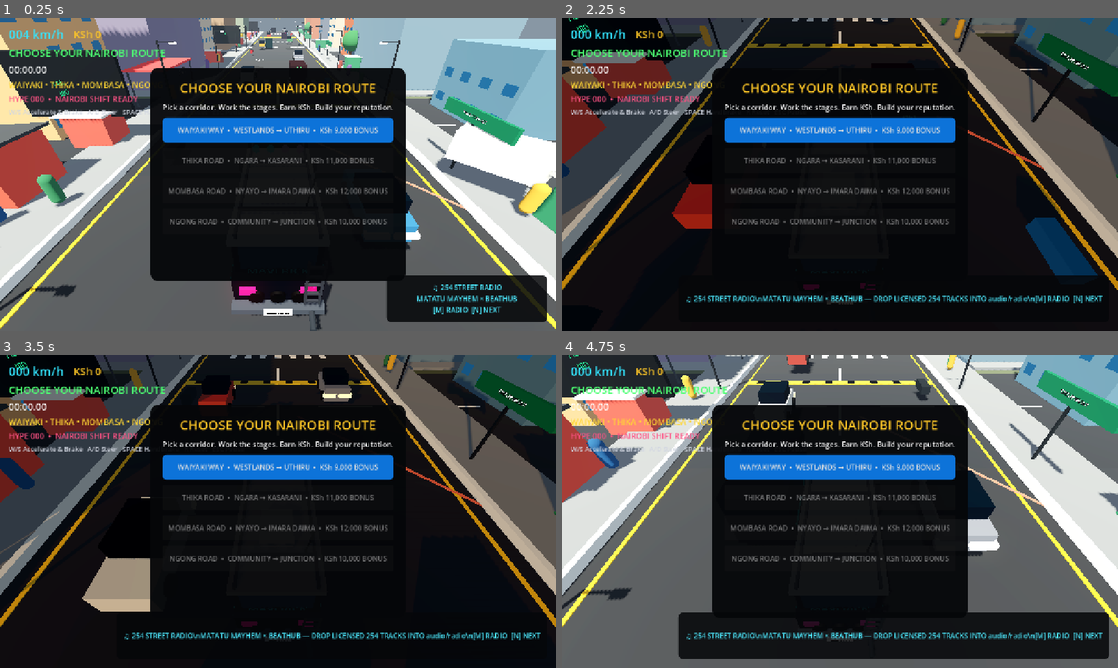
Above: before the commit, frames 1-4 (two rows, left to right).
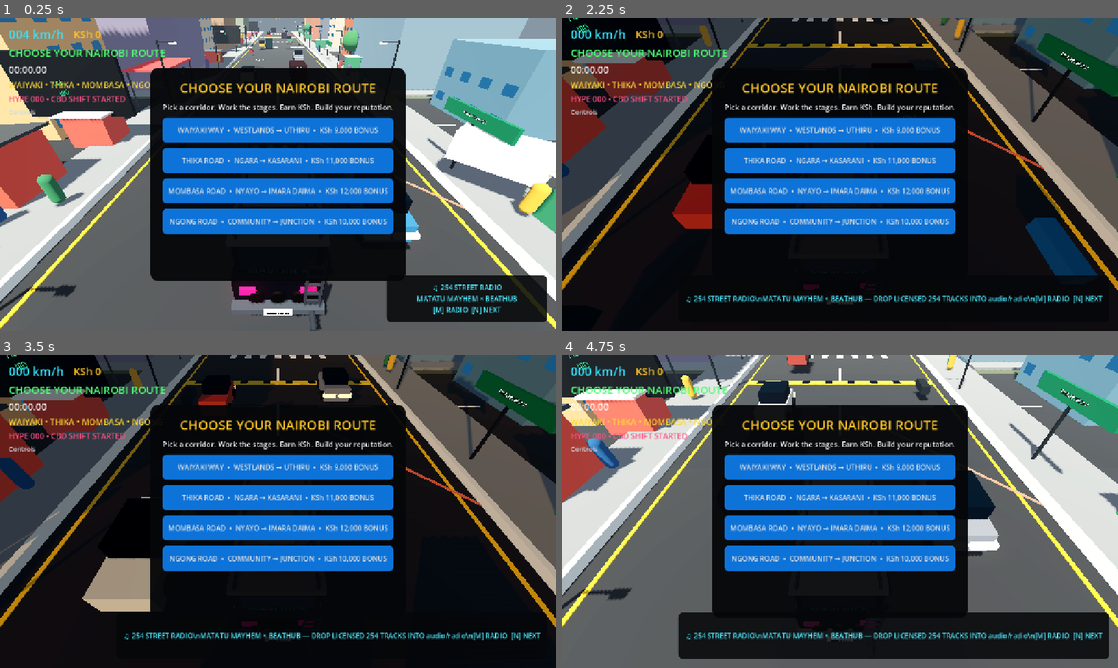
Above: after the commit, the same moments.

Repository: beathubonline-arch/Matatu-Mayhem
Game: Godot game, scene res://scenes/main/Main.tscn
Two runs of this game, one before a commit and one after it. Both use one fixed random seed, a clock stepped at 60 frames per second and the inputs below.
Inputs (mouse positions are in pixels of both pictures, inside the frame that each line leads up to):
- Up to frame 1 (0.25 s): no input
- Up to frame 2 (2.25 s): tap Enter at 0.5 s; move the mouse to (962, 158) at 0.52 s; hold D (steer_right) 0.53-1.28 s; hold N (radio_next) 0.53-1.28 s; click (962, 158) at 0.67 s; move the mouse to (728, 190) at 1.27 s; hold S (brake) 1.28-2.03 s; tap M (radio_toggle) at 1.35 s; move the mouse to (895, 105) at 2.02 s; hold D (steer_right) from 2.03 s (still down); tap L at 2.1 s
- Up to frame 3 (3.5 s): move the mouse to (250, 574) at 2.77 s; release D (steer_right) at 2.78 s; hold W (accelerate) from 2.78 s (still down); tap N (radio_next) at 2.85 s; click (250, 574) at 2.92 s
- Up to frame 4 (4.75 s): move the mouse to (1006, 558) at 3.52 s; release W (accelerate) at 3.53 s; hold M (radio_toggle) 3.53-4.28 s; hold A (steer_left) from 3.53 s (still down); move the mouse to (673, 464) at 4.27 s; tap L at 4.35 s

The runs differ from the first frame. In frame 1, 10% of the frame differs, in the area x 1-71%, y 24-70%; in frame 2, 11%; in frame 3, 11%; in frame 4, 10%.
Error after the commit: Parse Error: There is already a variable named "unlocked" declared in this scope. (res://scripts/gameplay/CorridorServiceManager.gd:48)

Commit message:
Enforce Nairobi route unlocks in service layer

Diff:
--- a/scripts/gameplay/CorridorServiceManager.gd
+++ b/scripts/gameplay/CorridorServiceManager.gd
@@ -44,7 +44,12 @@
 	if index >= unlocked:
 		service_progress.emit("ROUTE LOCKED • BUILD REPUTATION FIRST")
 		return
-	corridor_index = clampi(index, 0, network.corridor_count() - 1)
+	var requested := clampi(index, 0, network.corridor_count() - 1)
+	var unlocked := clampi(int(SaveManager.data.get("unlocked_corridors", 1)), 1, network.corridor_count())
+	if requested >= unlocked:
+		service_progress.emit("ROUTE LOCKED • COMPLETE MORE NAIROBI CORRIDORS")
+		return
+	corridor_index = requested
 	stop_index = 0
 	dwell = 0.0
 	elapsed_seconds = 0.0
